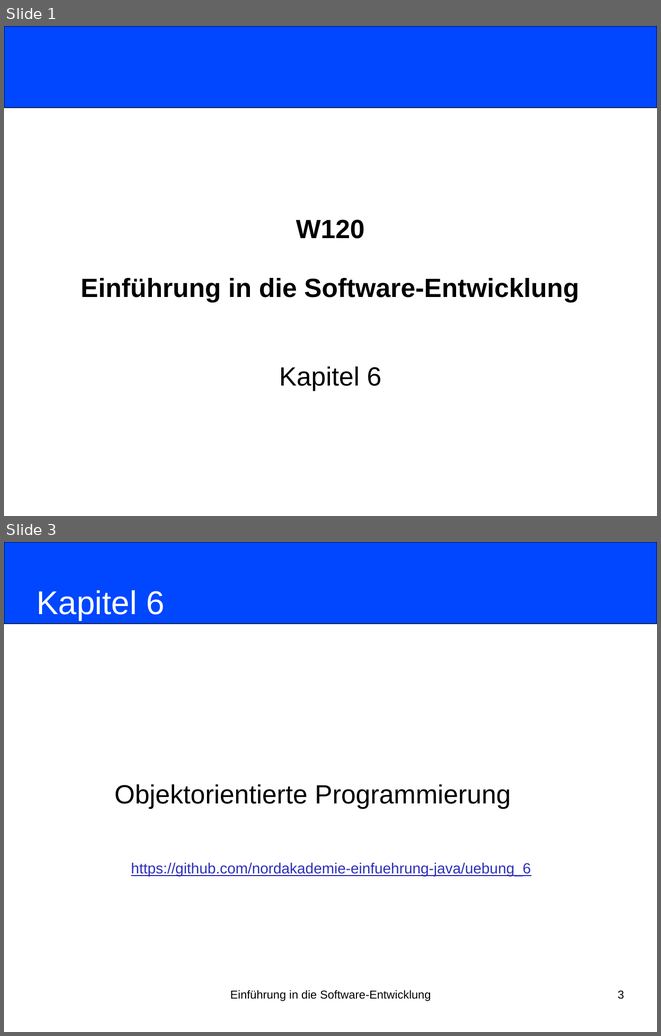
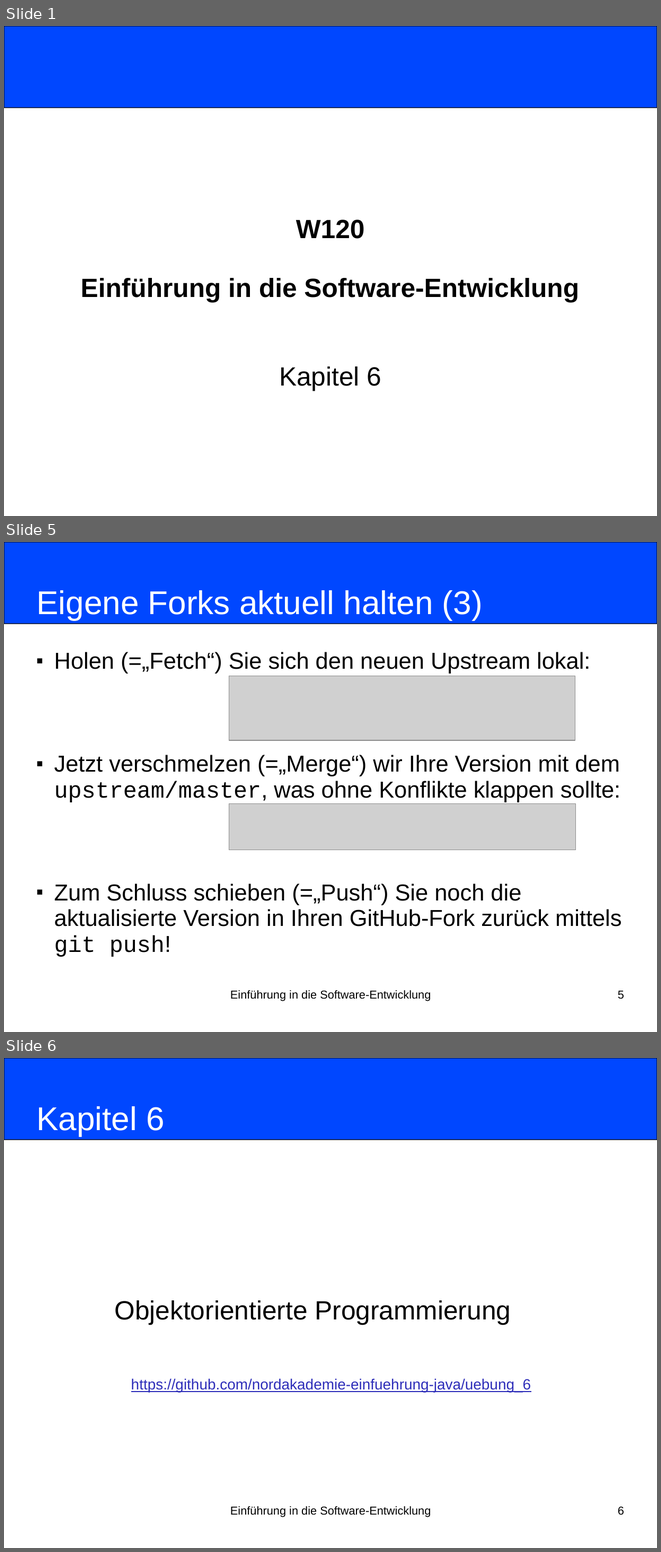
Before and after one commit to nordakademie-einfuehrung-java/vorlesungsskript, a slide deck: folien/Semester_03_Termin_07_Kapitel06.pptx. Shown one above the other, each under a label of ours: slides 1 and 3 before the commit, slides 1, 5 and 6 after it; the slides between them are not shown. The pictures are 661x1036 and 661x1552 pixels, drawn with LibreOffice and Linux fonts; fonts in the diff are those of the drawing; grey boxes stand for pictures. Boxes give left, top, right and bottom in pixels: in the first picture for what was removed or moved away, otherwise in the second. Text is boxed around its words. In the diff, an @@ line names an element or a change of style, - is before the commit and + after.

Commit message:
Switched git-cli intro with re-fork

```diff
--- a/folien/Semester_03_Termin_07_Kapitel06.pptx
+++ b/folien/Semester_03_Termin_07_Kapitel06.pptx
@@ slide 5 added at bbox=[4, 542, 657, 1032], background #FFFFFF @@
@@ rounded rectangle added at bbox=[4, 542, 657, 624], fill #0047FF, outline #000000 0.75 pt @@
@@ title added at bbox=[37, 590, 483, 620], 40 pt, text #FFFFFF @@
+Eigene Forks aktuell halten (3)
@@ subtitle added at bbox=[54, 652, 621, 956], 28 pt, text #000000 @@
+■ Holen (=„Fetch“) Sie sich den neuen Upstream lokal:
+■ Jetzt verschmelzen (=„Merge“) wir Ihre Version mit dem upstream/master, was ohne Konflikte klappen sollte:
+■ Zum Schluss schieben (=„Push“) Sie noch die aktualisierte Version in Ihren GitHub-Fork zurück mittels git push!
@@ picture added at bbox=[229, 676, 575, 740] @@
@@ picture added at bbox=[229, 804, 576, 850] @@
@@ text added at bbox=[230, 990, 431, 1000], 14 pt, text #000000 @@
+Einführung in die Software-Entwicklung
@@ page number added at bbox=[618, 990, 624, 999], 14 pt, text #000000 @@
+5
@@ what was slide 3 is now slide 6 @@
@@ page number at bbox=[618, 1506, 624, 1515]: text changed @@
-3
+6
```
Also in this commit, not shown: 3 other slides added, 1 slide removed, 1 other file.
